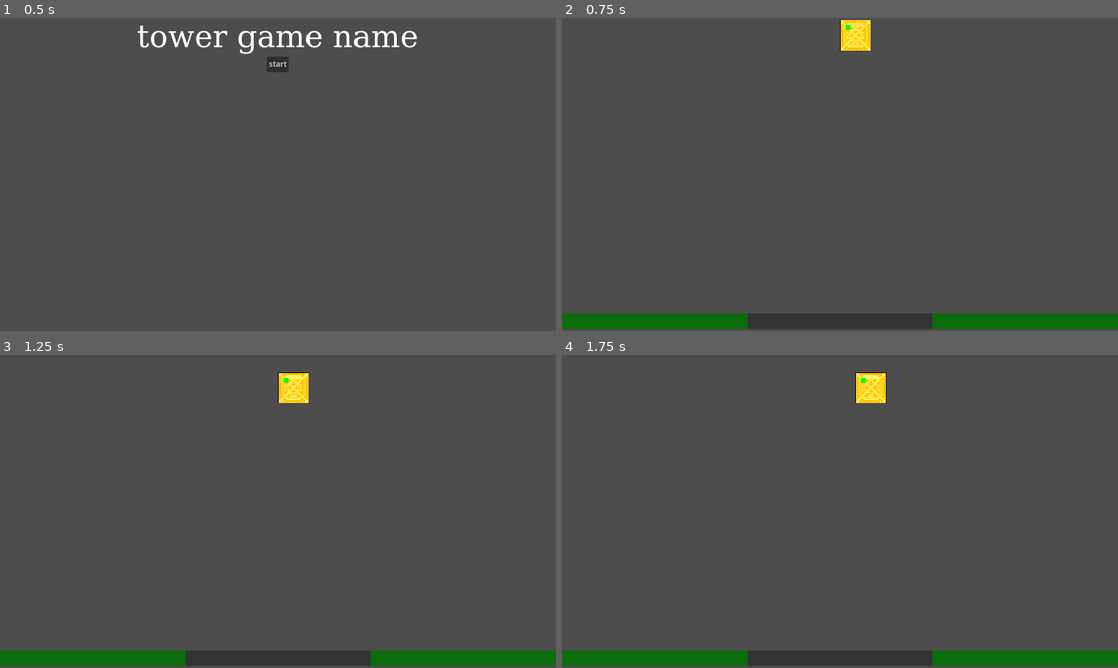
Above: before the commit, frames 1-4 (two rows, left to right).
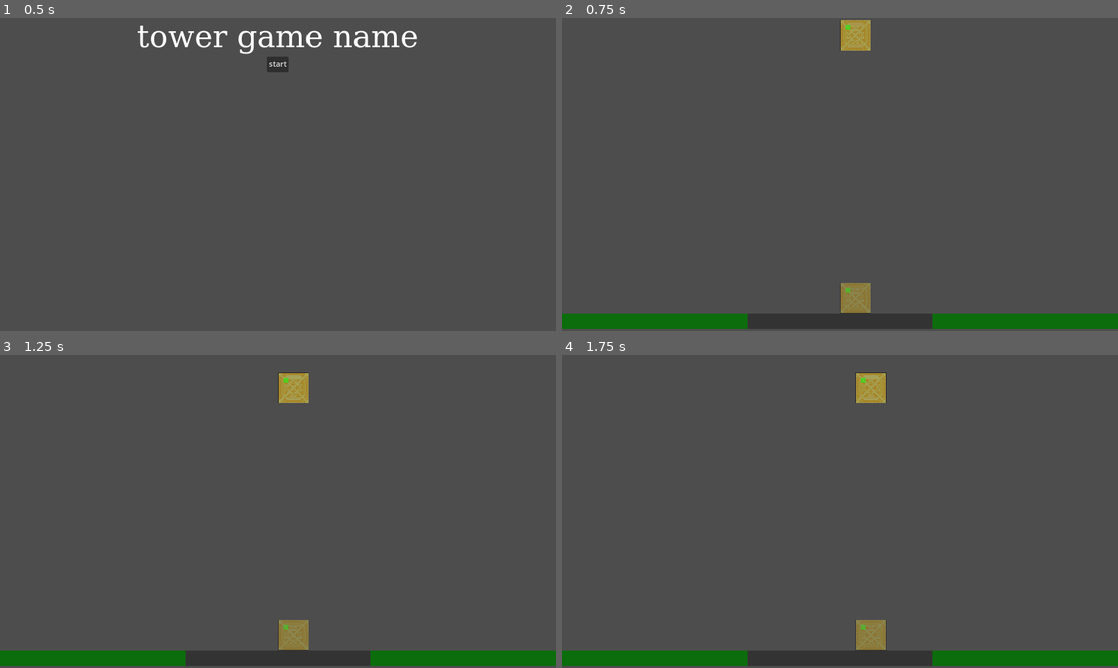
Above: after the commit, the same moments.

Repository: ender-titan1/GWJ-73
Game: Godot game, scene res://scenes/Menu.tscn
Two runs of this game, one before a commit and one after it. Both use one fixed random seed, a clock stepped at 60 frames per second and the inputs below.
Inputs (mouse positions are in pixels of both pictures, inside the frame that each line leads up to):
- Up to frame 1 (0.5 s): no input
- Up to frame 2 (0.75 s): click "start" at 0.5 s
- Up to frame 3 (1.25 s): no input
- Up to frame 4 (1.75 s): move the mouse to (962, 495) at 1.27 s; hold D (shift_right) from 1.28 s (still down); hold R (rotate) from 1.28 s (still down)

Frame 1 is identical in both runs. In frame 2, 1.1% of the frame differs, in the area x 50-56%, y 0-95%; in frame 3, 1.1%; in frame 4, 1.1%, in the area x 52-59%, y 5-95%.

Commit message:
Implement basics of predictive positioning
- Does not work with rotation

Diff:
--- /dev/null
+++ b/imports/square.tres
@@ -0,0 +1,8 @@
+[gd_resource type="GradientTexture2D" load_steps=2 format=3 uid="uid://cjn6esqcjn6w4"]
+
+[sub_resource type="Gradient" id="Gradient_2mkrd"]
+colors = PackedColorArray(1, 0, 0, 1, 1, 0, 0, 1)
+
+[resource]
+gradient = SubResource("Gradient_2mkrd")
+width = 32
--- a/resources/blocks.json
+++ b/resources/blocks.json
@@ -47,5 +47,16 @@
 			1
 		],
 		"sprite": "sentury 2.0.png"
+	},
+	"Point": {
+		"matrix": [
+			"#",
+			"#"
+		],
+		"center": [
+			0,
+			1
+		],
+		"sprite": "square.tres"
 	}
 }
--- a/scenes/Start.tscn
+++ b/scenes/Start.tscn
@@ -19,8 +19,7 @@
 [node name="BlockFallTimer" type="Timer" parent="."]
 wait_time = 0.6
 
-[node name="BufferTimer" type="Timer" parent="."]
-wait_time = 0.1
+[node name="PreviewBlock" parent="." instance=ExtResource("2_ffa6c")]
+visible = false
 
 [connection signal="timeout" from="BlockFallTimer" to="." method="on_timer_timeout"]
-[connection signal="timeout" from="BufferTimer" to="." method="on_buffer_timeout"]
--- a/src/block.gd
+++ b/src/block.gd
@@ -3,8 +3,14 @@
 var sprite: Sprite2D
 var definition: BlockDefinition
 var offsets: Array
+var opacity: float:
+	set(value):
+		modulate = Color(1, 1, 1, value)
 
 func set_definition(def: BlockDefinition):
+	if definition != null && definition.name == def.name:
+		return
+
 	definition = def
 	sprite = $Sprite2D
 	sprite.texture = definition.texture
@@ -12,7 +18,7 @@
 	var pxSize = def.size * 32
 	var shift00 = Vector2(pxSize.x / 2 - 16, pxSize.y / 2 - 16)
 	var shift = shift00 - def.center * 32
-	sprite.position += shift
+	sprite.position = shift
 
 	offsets = def.offsets
 
--- a/src/block_definition.gd
+++ b/src/block_definition.gd
@@ -5,10 +5,12 @@
 var texture: Texture2D
 var size: Vector2i
 var inhibit_rotation: bool
+var name: String
 
-func _init(json_dict: Dictionary={}):
+func _init(key: String, json_dict: Dictionary={}):
 	var string_array = json_dict["matrix"]
 
+	name = key
 	offsets = []
 	size = Vector2i(string_array[0].length(), string_array.size())
 	center = Vector2(json_dict["center"][0], json_dict["center"][1])
--- a/src/start.gd
+++ b/src/start.gd
@@ -5,7 +5,7 @@
 @export var grid: TileMap
 @export var block_scene: PackedScene
 @onready var timer: Timer = $BlockFallTimer
-@onready var buffer_timer: Timer = $BufferTimer
+@onready var preview_block: Block = $PreviewBlock
 
 var block_definitions: Array = []
 var layers: Dictionary = {}
@@ -38,15 +38,19 @@
 	var json = JSON.parse_string(blocks_json)
 
 	for key in json:
-		block_definitions.append(BlockDefinition.new(json[key]))
+		block_definitions.append(BlockDefinition.new(key, json[key]))
 
 func _input(event):
+
 	if event.is_action_pressed("shift_left"):
 		shift_falling(-1, 0)
 
 	if event.is_action_pressed("shift_right"):
 		shift_falling(1, 0)
 
+	if event.is_action_pressed("rotate"):
+		rotate_falling()
+
 	if event.is_action_pressed("debug"):
 		debug_spawn()
 
@@ -55,9 +59,6 @@
 
 	if event.is_action_released("shift_down"):
 		timer.wait_time = 0.6
-
-	if event.is_action_pressed("rotate"):
-		rotate_falling()
 
 func on_timer_timeout():
 	if !marked_for_placement:
@@ -70,18 +71,7 @@
 	for offset in falling_block.offsets:
 		var cell_to_check = offset + Vector2(0, 1) + falling_block_center_cell_pos
 
-		# if the checked cell's layer is 9, it means the block has touched the ground and should be placed
-		if cell_to_check.y > 8:
-			shouldPlace = true
-			break
-
-		var layer = cell_to_check.y
-
-		# if the checked cell's layer is smaller than the highest registered layer, it's in the air
-		if layer < highest_layer:
-			continue
-
-		if layers[int(layer)].has(int(cell_to_check.x)):
+		if cell_is_occupied(cell_to_check):
 			shouldPlace = true
 			break
 
@@ -114,12 +104,13 @@
 
 	print(layers)
 
+	block.opacity = 1
+
 	timer.stop()
 	falling_block = null
 	marked_for_placement = false
 
 func spawn(block: Node2D):
-
 	if falling_block != null:
 		print("Attempted to spawn block while block is already falling")
 		return
@@ -128,53 +119,36 @@
 	var cell_pos = Vector2i(0, spawn_height)
 	var local_spawn_height = grid.map_to_local(cell_pos)
 	block.position = local_spawn_height
+	block.opacity = 0.5
 	falling_block = block
 	falling_block_center_cell_pos = cell_pos
 	timer.start()
 
+	preview_block.offsets = falling_block.definition.offsets
+	preview_block.rotation_degrees = 0
+	redraw_preview()
+
 func shift_falling(x, y):
 	if falling_block == null:
 		return
 
 	if x != 0:
-		print("shift side")
 		for offset in falling_block.offsets:
-			var pos = offset + falling_block_center_cell_pos
-			var x_pos = pos.x + x
-			var y_pos = pos.y
-
-			# Block attempting to shift out of bounds
-			if x_pos > 5 || x_pos < -6:
+			var pos = offset + falling_block_center_cell_pos + Vector2(x, 0)
+
+			if cell_is_occupied(pos):
 				return
 
-			# If the layer of the shift has not been defined, no obstacles are present and thus the block is free to move
-			if !layers.has(int(y_pos)):
-				continue
-
-			# If the cell we are attempting to move into is occupied, block the move
-			if layers[int(y_pos)].has(int(x_pos)):
-				return
-
 	if y != 0:
-		print("shift down")
 		for offset in falling_block.offsets:
-			var pos = offset + falling_block_center_cell_pos + Vector2(0, 1)
-
-			print(pos)
-
-			if pos.y > 8:
-				return
-
-			if !layers.has(int(pos.y)):
-				print("Continue")
-				continue
-
-			if layers[int(pos.y)].has(int(pos.y)):
-				print("Invalid")
+			var pos = offset + falling_block_center_cell_pos + Vector2(0, y)
+
+			if cell_is_occupied(pos):
 				return
 
 	falling_block_center_cell_pos += Vector2(x, y)
 	falling_block.position = grid.map_to_local(falling_block_center_cell_pos)
+	redraw_preview()
 
 func rotate_falling():
 	if falling_block == null:
@@ -187,17 +161,69 @@
 	for offset in offsets:
 		var cell = offset + falling_block_center_cell_pos
 
-		if cell.y > 8:
-			return
-
-		if cell.x > 5 || cell.x < -6:
-			return
-
-		if !layers.has(int(cell.y)):
-			continue
-
-		if layers[int(cell.y)].has(int(cell.x)):
+		if cell_is_occupied(cell):
 			return
 
 	falling_block.offsets = offsets
 	falling_block.rotation_degrees += 90
+
+	preview_block.offsets = offsets
+	preview_block.rotation_degrees += 90
+
+func cell_is_occupied(cell: Vector2) -> bool:
+	var x = cell.x
+	var y = cell.y
+
+	if y > 8:
+		return true
+
+	if x > 5 || x < -6:
+		return true
+
+	if !layers.has(int(y)):
+		return false
+
+	if layers[int(y)].has(int(x)):
+		return true
+
+	return false
+
+func redraw_preview():
+	preview_block.set_definition(falling_block.definition)
+	preview_block.visible = true
+	preview_block.opacity = 0.35
+
+	var highest_column = null
+	var height = 9
+
+	# Dumb and inefficient algorithm to find the heighest column the block will fall on
+	for offset in falling_block.offsets:
+		var column = offset.x + falling_block_center_cell_pos.x
+		var column_height = 9
+
+		for y in layers:
+			if cell_is_occupied(Vector2(column, y)):
+				if y < column_height:
+					column_height = y
+
+		if column_height < height:
+			height = column_height
+			highest_column = column
+
+	if highest_column == null:
+		highest_column = falling_block.offsets[0].x + falling_block_center_cell_pos.x
+
+	# Find the lowest offset in the matching column
+	var lowest_offset = Vector2(0, 0)
+	for offset in falling_block.offsets:
+		var pos = offset + falling_block_center_cell_pos
+
+		if pos.x != highest_column:
+			continue
+
+		if offset.y > lowest_offset.y:
+			lowest_offset = offset
+
+	# Correctly position the block
+	var inverse_offset = -lowest_offset
+	preview_block.position = grid.map_to_local(Vector2(highest_column, height - 1) + inverse_offset)
